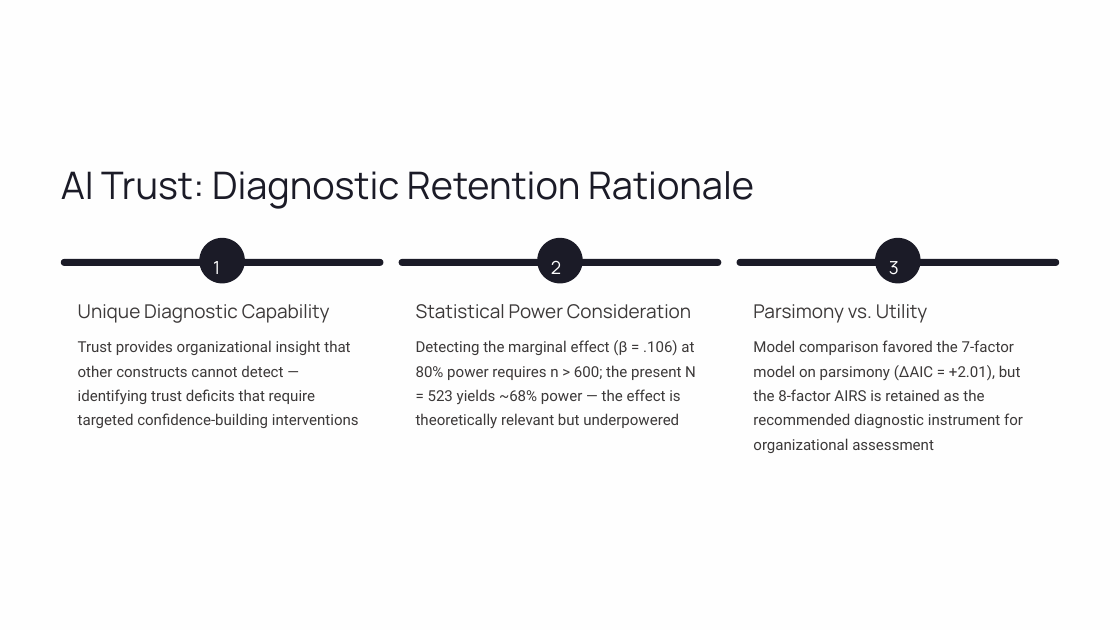
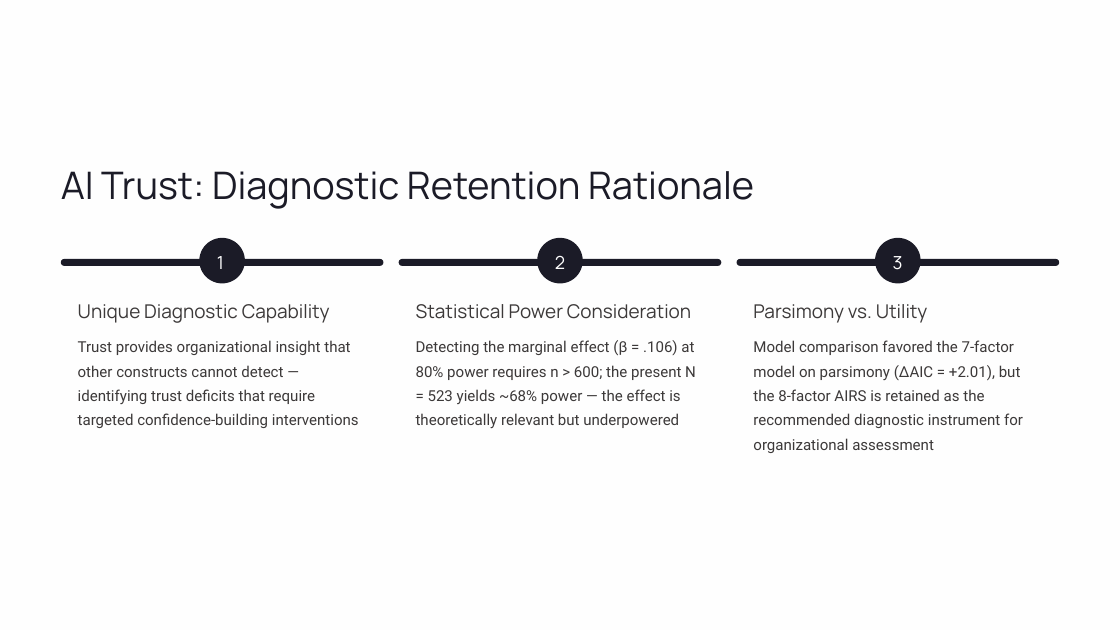
Before and after one commit to fabioc-aloha/AIRS_Data_Analysis, a slide deck: slide 20 of defence/exports/AI-Readiness-Scale-AIRS v3.pptx. Drawn at 1120x630 pixels with LibreOffice and Linux fonts; fonts in the diff are those of the drawing. Boxes give left, top, right and bottom in pixels: in the first picture for what was removed or moved away, otherwise in the second. Text is boxed around its words. In the diff, an @@ line names an element or a change of style, - is before the commit and + after.

```diff
--- a/defence/exports/AI-Readiness-Scale-AIRS v3.pptx
+++ b/defence/exports/AI-Readiness-Scale-AIRS v3.pptx
@@ 3 texts: place and size @@
-3 texts at bbox=[213, 261, 899, 275]
+3 texts at bbox=[217, 256, 903, 270]
```
Also in this commit, not shown: 4 other slides changed, 13 other files.
